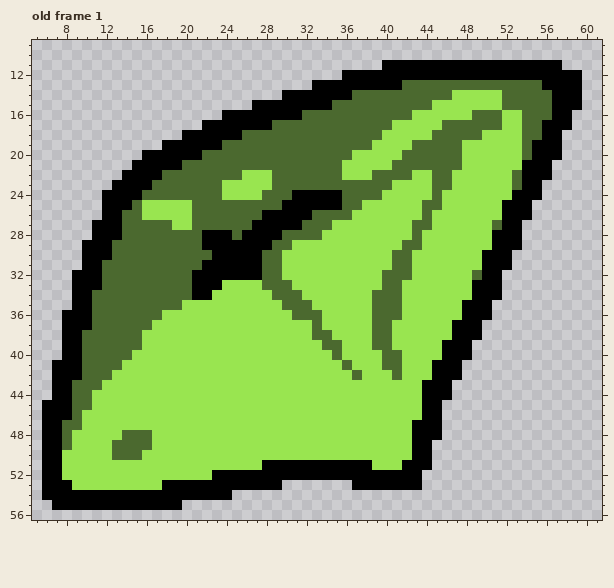
Two states of a pixel-art file, assets/sprites/source_files/Shard.ase. Above: the version before the commit.
64x64 pixels, 1 frame. Shown: old frame 1: x 5..61, y 9..56. The commit also changed other frames, which this record leaves out.
After:
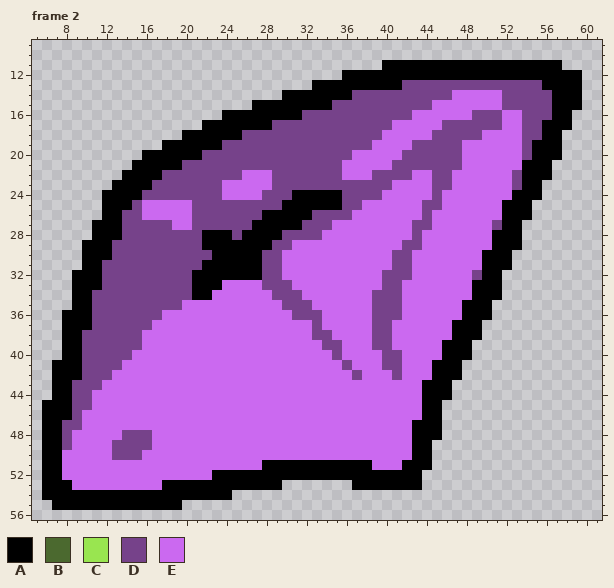
Palette (. is transparent): A #000000  B #4b692f  C #99e550  D #76428a  E #cb69f0
A new or re-ordered frame is compared with the old frame closest to it.
The exact change:
frames 1 -> 4
layer "Purple" added
layer "ahh mouth" removed
Changed rows in their new state; - is an unchanged pixel.
Frame 2 is new; against old frame 1, layer "Purple":
first column x 8:
13 ----------------------------------DDDDDDDDDDDDDD-
14 -----------------------------DDDDDDDDDDEEEEEDDDDD
15 ---------------------------DDDDDDDDDDEEEEEEEDDDDD
16 ------------------------DDDDDDDDDDDEEEEEEDDDEEDDD
17 ---------------------DDDDDDDDDDDDEEEEEDDDDDDEEDD-
18 ------------------DDDDDDDDDDDDDDEEEEEDDDDDEEEEDD-
19 ----------------DDDDDDDDDDDDDDDEEEEDDDDDEEEEEED--
20 --------------DDDDDDDDDDDDDDDEEEEEDDDDDDEEEEEED--
21 ------------DDDDDDDDDDDDDDDDEEEEEDDDDDDDEEEEEE---
22 ----------DDDDDDDDEEEDDDDDDDEEEDDDDEEDDEEEEEED---
23 ---------DDDDDDDEEEEEDDDDDDDDDDDDEEEEDDEEEEEED---
24 --------DDDDDDDDEEEEDDD-----DDDDEEEEEDEEEEEEE----
25 -------DEEEEEDDDDDDDDD------DDEEEEEEDDEEEEEE-----
26 ------DDEEEEEDDDDDDD-----DDDDEEEEEEEDEEEEEEE-----
27 ------DDDDDEEDDDDDD-----DDDEEEEEEEEDDEEEEEED-----
28 ------DDDDDDDD---D----DDDDEEEEEEEEEDEEEEEEE------
29 -----DDDDDDDDD-------DDEEEEEEEEEEEDDEEEEEEE------
30 -----DDDDDDDDDD-----DDEEEEEEEEEEEDDEEEEEEE-------
31 ----DDDDDDDDDD------DDEEEEEEEEEEEDDEEEEEEE-------
32 ----DDDDDDDDD-------DDEEEEEEEEEEDDDEEEEEED-------
33 ----DDDDDDDDD---EEEEDDDEEEEEEEEEDDEEEEEEE--------
34 ---DDDDDDDDDD--EEEEEEDDDEEEEEEEDDDEEEEEEE--------
35 ---DDDDDDDDDEEEEEEEEEEDDDEEEEEEDDDEEEEEE---------
36 ---DDDDDDDEEEEEEEEEEEEEDDDEEEEEDDDEEEEEE---------
37 ---DDDDDDEEEEEEEEEEEEEEEEDEEEEEDDEEEEEE----------
38 --DDDDDDEEEEEEEEEEEEEEEEEDDEEEEDDEEEEEE----------
39 --DDDDDDEEEEEEEEEEEEEEEEEEDDEEEDDEEEEE-----------
40 --DDDDDEEEEEEEEEEEEEEEEEEEEDEEEEDDEEEE-----------
41 --DDDDEEEEEEEEEEEEEEEEEEEEEEDEEEDDEEE------------
42 --DDDEEEEEEEEEEEEEEEEEEEEEEEEDEEEDEEE------------
43 -DDDEEEEEEEEEEEEEEEEEEEEEEEEEEEEEEEE-------------
44 -DDEEEEEEEEEEEEEEEEEEEEEEEEEEEEEEEEE-------------
45 -DDEEEEEEEEEEEEEEEEEEEEEEEEEEEEEEEEE-------------
46 -DEEEEEEEEEEEEEEEEEEEEEEEEEEEEEEEEEE-------------
47 DDEEEEEEEEEEEEEEEEEEEEEEEEEEEEEEEEE--------------
48 DEEEEEDDDEEEEEEEEEEEEEEEEEEEEEEEEEE--------------
49 DEEEEDDDDEEEEEEEEEEEEEEEEEEEEEEEEEE--------------
50 EEEEEDDDEEEEEEEEEEEEEEEEEEEEEEEEEEE--------------
51 EEEEEEEEEEEEEEEEEEEE-----------EEE---------------
52 EEEEEEEEEEEEEEE----------------------------------
53 -EEEEEEEEE---------------------------------------
